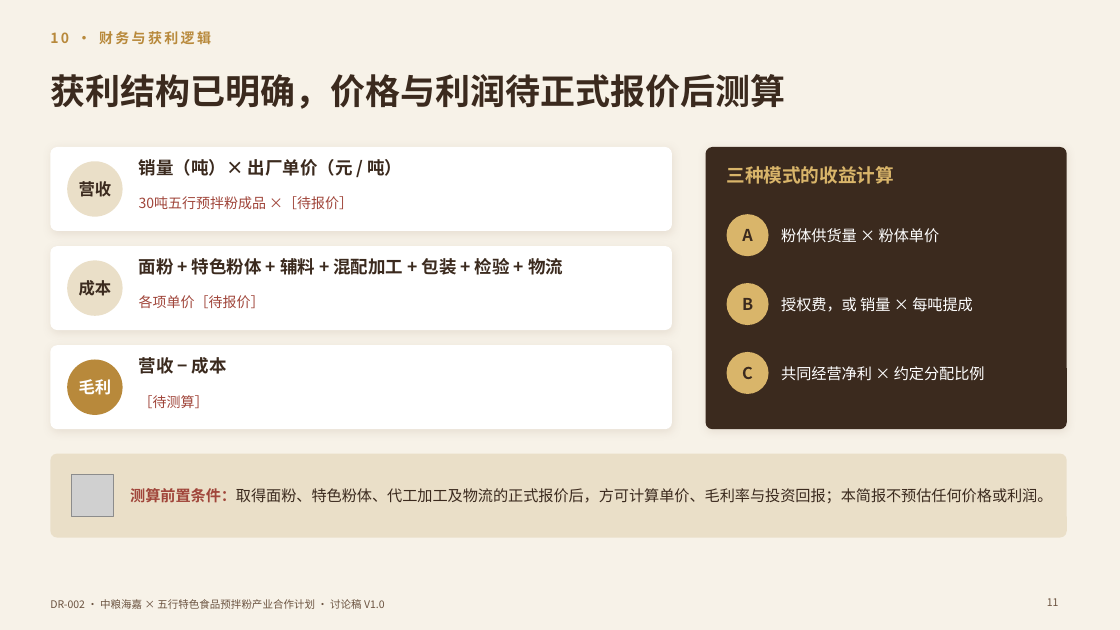
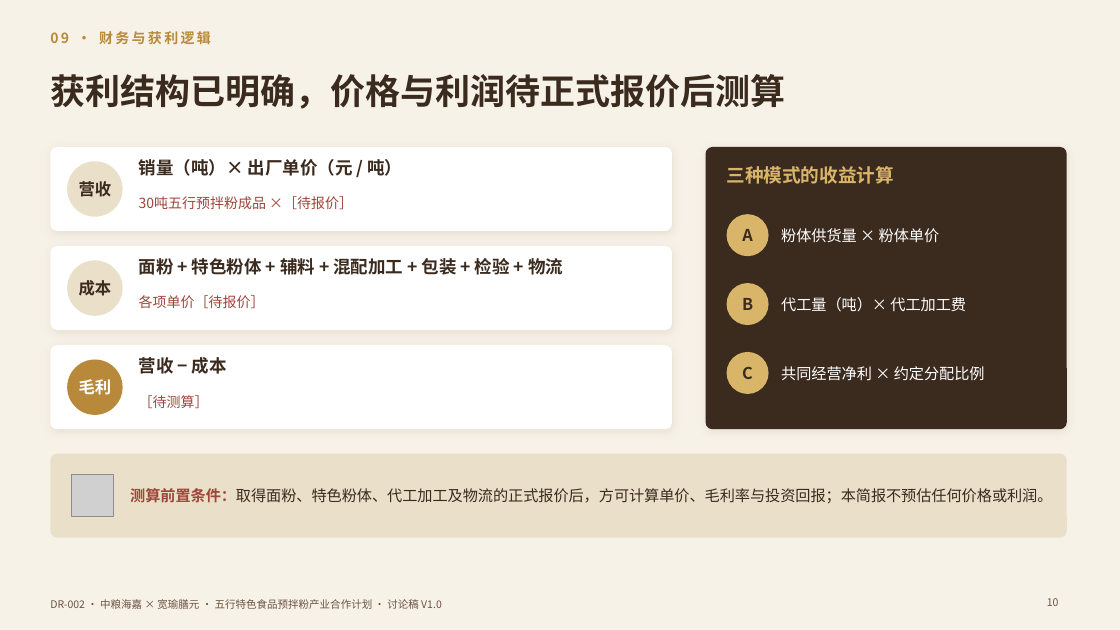
Before and after one commit to yes039/yes039, a slide deck: slide 10 of DR-002/DR-002_中粮海嘉五行预拌粉合作计划_V1.0.pptx (slide 11 before the commit). Drawn at 1120x630 pixels with LibreOffice and Linux fonts; fonts in the diff are those of the drawing; grey boxes stand for pictures. Boxes give left, top, right and bottom in pixels: in the first picture for what was removed or moved away, otherwise in the second. Text is boxed around its words. In the diff, an @@ line names an element or a change of style, - is before the commit and + after.

```diff
--- a/DR-002/DR-002_中粮海嘉五行预拌粉合作计划_V1.0.pptx
+++ b/DR-002/DR-002_中粮海嘉五行预拌粉合作计划_V1.0.pptx
@@ text at (x1=50, y1=31, x2=211, y2=45): text changed @@
-10 · 财务与获利逻辑
+09 · 财务与获利逻辑
@@ text at (x1=781, y1=297, x2=966, y2=312): text changed @@
-授权费，或 销量 × 每吨提成
+代工量（吨）× 代工加工费
@@ text at (x1=50, y1=599, x2=442, y2=609): text changed @@
-DR-002 · 中粮海嘉 × 五行特色食品预拌粉产业合作计划 · 讨论稿 V1.0
+DR-002 · 中粮海嘉 × 宽瑜膳元 · 五行特色食品预拌粉产业合作计划 · 讨论稿 V1.0
@@ page number at (x1=1047, y1=598, x2=1059, y2=606): text changed @@
-11
+10
```
Also in this commit, not shown: 13 other slides changed, 3 other files.
